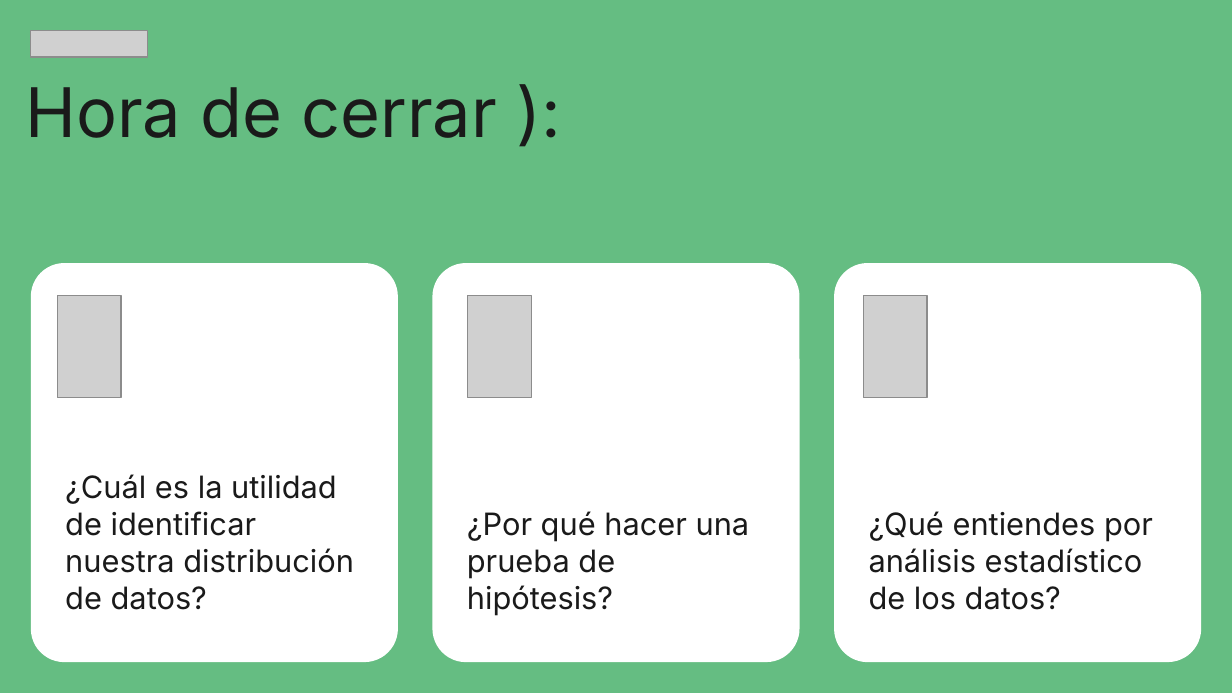
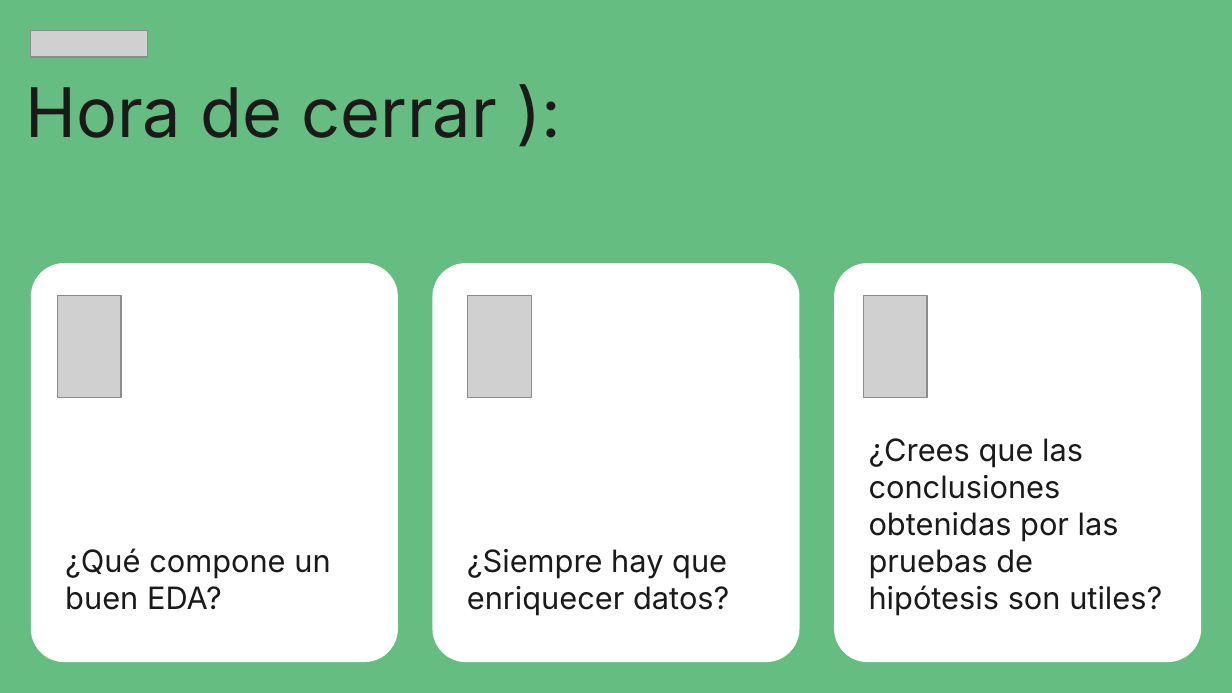
Before and after one commit to ljpiere/data_python_classes, a slide deck: slide 8 of DA/Webinar 12 - Sprint 5 - Proyecto/Webinar_9_2.pptx. Drawn at 1232x693 pixels with LibreOffice and Linux fonts; fonts in the diff are those of the drawing; grey boxes stand for pictures. Boxes give left, top, right and bottom in pixels: in the first picture for what was removed or moved away, otherwise in the second. Text is boxed around its words. In the diff, an @@ line names an element or a change of style, - is before the commit and + after.

```diff
--- a/DA/Webinar 12 - Sprint 5 - Proyecto/Webinar_9_2.pptx
+++ b/DA/Webinar 12 - Sprint 5 - Proyecto/Webinar_9_2.pptx
@@ text in rounded rectangle at (869, 438, 1162, 615): text changed @@
-¿Qué entiendes por análisis estadístico de los datos?
+¿Crees que las conclusiones obtenidas por las pruebas de hipótesis son utiles?
@@ text in rounded rectangle at (65, 548, 330, 610): text changed @@
-¿Cuál es la utilidad de identificar nuestra distribución de datos?
+¿Qué compone un buen EDA?
@@ text in rounded rectangle at (467, 549, 729, 615): text changed @@
-¿Por qué hacer una prueba de hipótesis?
+¿Siempre hay que enriquecer datos?
```
Also in this commit, not shown: 3 other slides changed, 4 other files.
